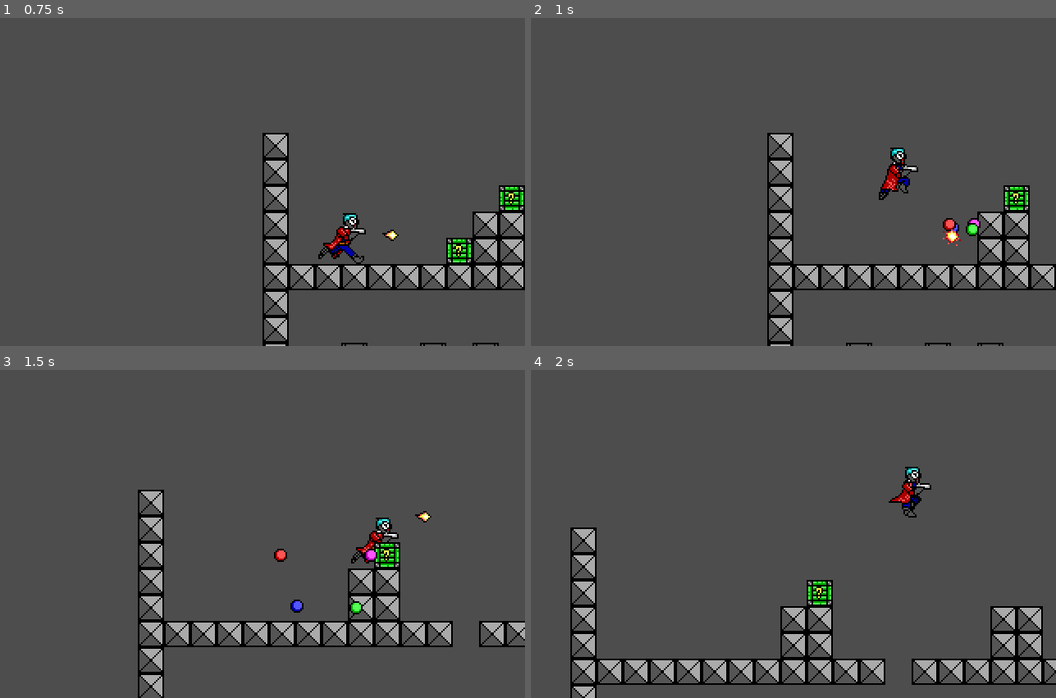
Above: before the commit, frames 1-4 (two rows, left to right).
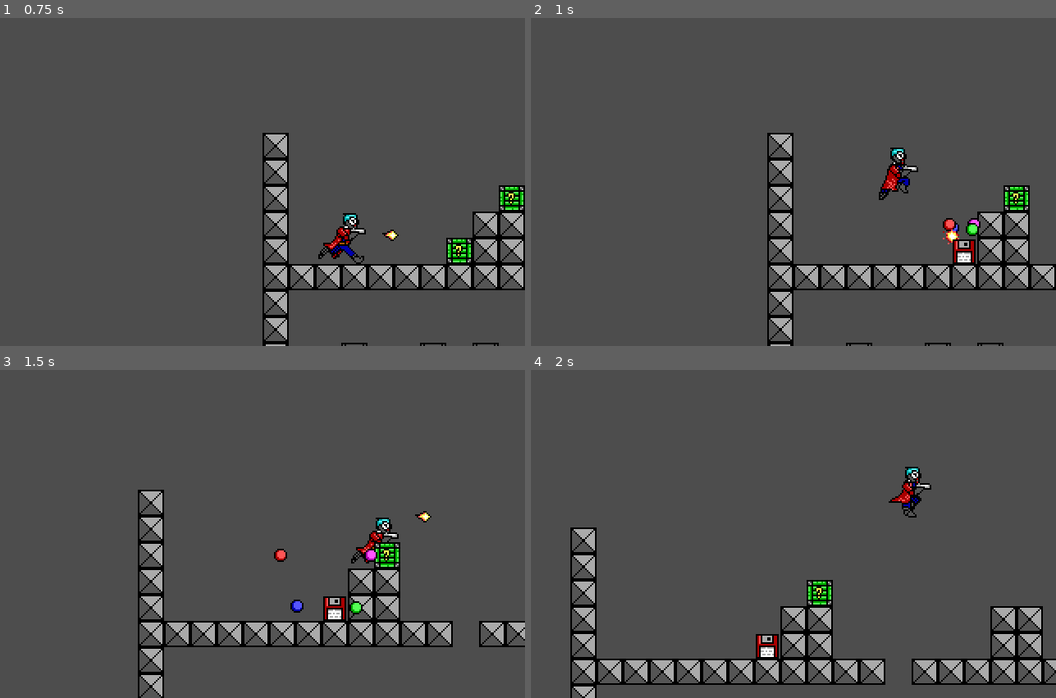
Above: after the commit, the same moments.

Repository: jucarave/nullfire
Game: Godot game, scene res://scenes/test_scene.tscn
The game is run twice, just before and just after one commit, with the same random seed, the same clock (stepped at 60 frames per second) and the same inputs. The project has no main scene, so this scene is started directly.
Inputs:
- Up to frame 1 (0.75 s): hold Right (right) from 0.53 s (still down); tap A (shoot) at 0.6 s
- Up to frame 2 (1 s): keep holding Right (right); tap D (jump) at 0.77 s
- Up to frame 3 (1.5 s): keep holding Right (right); tap A (shoot) at 1.35 s
- Up to frame 4 (2 s): keep holding Right (right); tap D (jump) at 1.52 s

Frame 1 is identical in both runs. In frame 2, 0.3% of the frame differs, in the area x 80-85%, y 67-75%; in frame 3, 0.3%, in the area x 61-66%, y 69-77%; in frame 4, 0.3%.

Commit message:
feat: add floppy disk treasure when a crate is destroyed
It doesn't adds any point yet it just destroy the treasure on collision
with the player

Diff:
--- a/entities/items/crate.gd
+++ b/entities/items/crate.gd
@@ -4,6 +4,7 @@
 
 @export var frame: int = 0                                  # Passed down to the sprite, allow us to change the appearance of the sprite
 @export var destroyed_particles: PackedScene                # Particles to spawn once the box is destroyed
+@export var treasure: PackedScene                           # Treasure to spawn after destroyed
 
 @onready var sprite: AnimatedSprite2D = $AnimatedSprite2D
 
@@ -16,4 +17,9 @@
 	particle.global_position = global_position
 	get_tree().root.add_child(particle)
 
+	if treasure != null:
+		var new_treasure: Treasure = treasure.instantiate();
+		new_treasure.global_position = global_position
+		get_tree().root.call_deferred("add_child", new_treasure)
+
 	queue_free()
--- /dev/null
+++ b/entities/items/floppy_disk.tscn
@@ -0,0 +1,25 @@
+[gd_scene load_steps=4 format=3 uid="uid://b1604fstw65q6"]
+
+[ext_resource type="Script" uid="uid://cg5qmx72vi1yk" path="res://entities/items/treasure.gd" id="1_5g5ic"]
+[ext_resource type="Texture2D" uid="uid://dfiig7qvtyec0" path="res://sprites/items.png" id="1_qcsco"]
+
+[sub_resource type="RectangleShape2D" id="RectangleShape2D_5g5ic"]
+size = Vector2(16, 16)
+
+[node name="FloppyDisk" type="Area2D"]
+script = ExtResource("1_5g5ic")
+
+[node name="Sprite2D" type="Sprite2D" parent="."]
+texture_filter = 1
+texture_repeat = 1
+position = Vector2(0, -8)
+texture = ExtResource("1_qcsco")
+region_enabled = true
+region_rect = Rect2(80, 0, 16, 16)
+
+[node name="CollisionShape2D" type="CollisionShape2D" parent="."]
+position = Vector2(0, -8)
+shape = SubResource("RectangleShape2D_5g5ic")
+
+[connection signal="body_entered" from="." to="." method="_on_body_entered"]
+[connection signal="body_exited" from="." to="." method="_on_body_exited"]
--- /dev/null
+++ b/entities/items/treasure.gd
@@ -0,0 +1,22 @@
+extends Area2D
+class_name Treasure
+
+const PICK_DISTANCE: float = 4
+
+var player_node: Node2D = null
+
+func _on_body_entered(body: Node2D) -> void:
+	if body.is_in_group("player"):
+		player_node = body
+
+func _on_body_exited(body: Node2D) -> void:
+	if body.is_in_group("player"):
+		player_node = null
+
+func _process(_delta: float) -> void:
+	# Instead of destroying the item when the player collides with it I want to
+	# make sure that the player is close by
+	if player_node != null:
+		var dx: float = abs(player_node.global_position.x - global_position.x)
+		if dx <= PICK_DISTANCE:
+			queue_free()
--- a/entities/player.tscn
+++ b/entities/player.tscn
@@ -394,7 +394,7 @@
 [sub_resource type="RectangleShape2D" id="RectangleShape2D_b0kkn"]
 size = Vector2(12, 4)
 
-[node name="Player" type="CharacterBody2D"]
+[node name="Player" type="CharacterBody2D" groups=["player"]]
 slide_on_ceiling = false
 script = ExtResource("1_b0kkn")
 projectile_scene = ExtResource("2_e4p34")
--- a/project.godot
+++ b/project.godot
@@ -36,6 +36,10 @@
 window/size/mode=2
 window/stretch/mode="viewport"
 
+[global_group]
+
+player=""
+
 [input]
 
 left={
--- a/scenes/test_scene.tscn
+++ b/scenes/test_scene.tscn
@@ -1,9 +1,10 @@
-[gd_scene load_steps=5 format=3 uid="uid://7115xnc7gxmy"]
+[gd_scene load_steps=6 format=3 uid="uid://7115xnc7gxmy"]
 
 [ext_resource type="PackedScene" uid="uid://bp5i70pyp0jr0" path="res://entities/player.tscn" id="1_j8ivh"]
 [ext_resource type="PackedScene" uid="uid://bgbphhhxbtoby" path="res://tile_maps/test_tile_map.tscn" id="1_nd71p"]
 [ext_resource type="PackedScene" uid="uid://co3pk1lrdl1hi" path="res://entities/camera.tscn" id="3_nd71p"]
 [ext_resource type="PackedScene" uid="uid://c6rt5iatvhxl0" path="res://entities/items/crate.tscn" id="4_7ddre"]
+[ext_resource type="PackedScene" uid="uid://b1604fstw65q6" path="res://entities/items/floppy_disk.tscn" id="5_qjeyg"]
 
 [node name="TestScene" type="Node2D"]
 
@@ -17,6 +18,7 @@
 
 [node name="Crate" parent="." instance=ExtResource("4_7ddre")]
 position = Vector2(120, 80)
+treasure = ExtResource("5_qjeyg")
 
 [node name="Crate2" parent="." instance=ExtResource("4_7ddre")]
 position = Vector2(152, 48)
Not shown, changed: design/tasks.txt
Not shown, added: entities/items/treasure.gd.uid
Binary file changed: sprites/items.png
